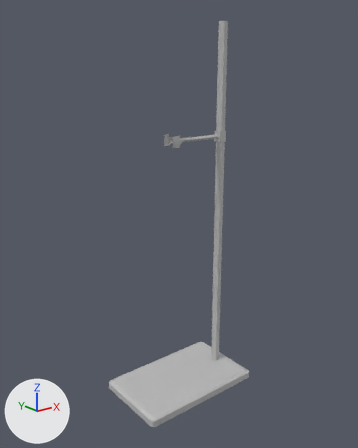
Renders of the FBX model Team Seven Project/Assets/Meshes/Env_RetortStand_01.fbx from each side of a commit.
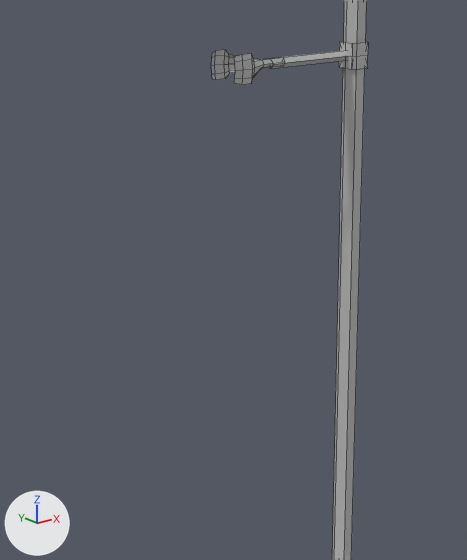
Each version is shown whole from a 50 mm camera at (-0.538, -0.546, 0.49) aimed at (-0.101, 0.0, 0.272), then close up on the part from 22% to 74% of the width and 25% to 75% of the height. Arrows for +X, +Y and +Z are at lower left; the lights stay in place. The close-ups show mesh edges as thin lines. Where no turn or scale is listed for an object, it has been applied to the vertices. Vertices at the same position are counted once.

In view in the first close-up: 'Env_RetortStand_01'.
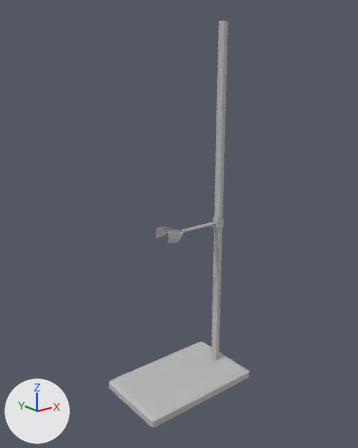
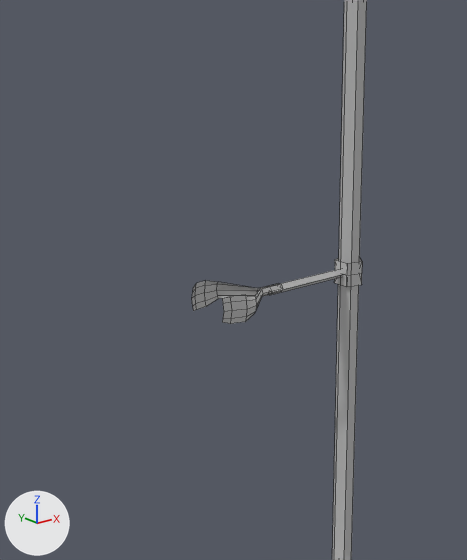
The newer file is also turned or shifted as a whole; pictures and numbers use the older file's frame.

Edits to the scene script, one JSON object a line:
```json
{"block": "me_mesh", "where": "me_mesh.from_pydata(...)  # 159 vertices, 146 faces; spans x -0.198..0.002, y -0.062..0.062, z 0.0..0.554"}
{"block": "me_mesh", "where": "# used by ob_env_retortstand_01; location = (0.0, 0.0, 0.0)"}
{"block": "me_mesh", "where": "# verts and faces of me_mesh; kept vertices keep their numbers, new ones are numbered from 159"}
{"block": "me_mesh", "where": "# before: 139 (-0.027, 0.003, 0.394), 140 (-0.026, -0.005, 0.394), 141 (-0.019, -0.007, 0.394), 142 (-0.014, 0.0, 0.394), 143 (-0.019, 0.006, 0.394)"}
{"block": "me_mesh", "where": "# before: 144 (-0.028, 0.005, 0.402) at pixel (339, 41), 145 (-0.028, -0.006, 0.402) at pixel (352, 43), 146 (-0.018, -0.008, 0.402) at pixel (368, 42), 147 (-0.012, 0.0, 0.402), 148 (-0.019, 0.009, 0.402)"}
{"block": "me_mesh", "where": "# before: 149 (-0.028, 0.005, 0.386) at pixel (339, 67), 150 (-0.028, -0.006, 0.386) at pixel (351, 69), 151 (-0.018, -0.008, 0.386) at pixel (367, 68), 152 (-0.012, 0.0, 0.386), 153 (-0.019, 0.009, 0.386)"}
{"block": "me_mesh", "where": "# before: 154 (-0.028, 0.005, 0.394), 155 (-0.028, -0.006, 0.394) at pixel (352, 56), 156 (-0.018, -0.008, 0.394) at pixel (367, 55), 157 (-0.012, 0.0, 0.394), 158 (-0.019, 0.009, 0.394)"}
{"block": "me_mesh", "change": "me_mesh part 1: the loose piece of 10 vertices spanning x -0.086..-0.026, y -0.003..0.003, z 0.391..0.397 is moved by (0.0, 0.0, -0.135)"}
{"block": "me_mesh", "change": "me_mesh part 2"}
{"block": "me_mesh", "change": "46 vertices are removed from x -0.119..-0.077, y -0.012..0.013, z 0.386..0.402"}
{"block": "me_mesh", "change": "44 faces are deleted"}
{"block": "me_mesh", "change": "9 vertices move from x -0.119..-0.109, y -0.012..-0.009, z 0.387..0.401 to x -0.109..-0.077, y -0.017..-0.001, z 0.254..0.265"}
{"block": "me_mesh", "change": "41 vertices are added at x -0.131..-0.077, y -0.019..0.021, z 0.251..0.267"}
{"block": "me_mesh", "change": "5 new vertices lie (0.007, 0.001, 0.0) away from vertices in x -0.126, y 0.018..0.019, z 0.251..0.267"}
{"block": "me_mesh", "change": "44 new faces join them, mat_lambert21 (grey #bcbcbc)"}
{"block": "me_mesh", "change": "me_mesh part 3"}
{"op": "add", "block": "me_mesh", "code": "for i in [*range(139, 159)]: verts[i] += (0.0, 0.0, -0.135)"}
```

Location of each change, (x1, y1, x2, y2) in pixels of the close-ups (467 x 560 px; the box of a moved part takes in the faces that stretch with it):
```json
{"object": "Env_RetortStand_01", "change": "reshaped", "before": [211, 0, 368, 560], "after": [192, 0, 367, 560]}
{"part": 1, "of": "me_mesh", "change": "moved or reshaped", "before": [270, 51, 349, 69], "after": [269, 269, 343, 295]}
{"part": 2, "of": "me_mesh", "change": "moved or reshaped", "before": [211, 50, 285, 85], "after": [192, 280, 282, 324]}
{"part": 3, "of": "me_mesh", "change": "moved or reshaped", "before": [339, 40, 368, 69], "after": [335, 258, 362, 287]}
```
